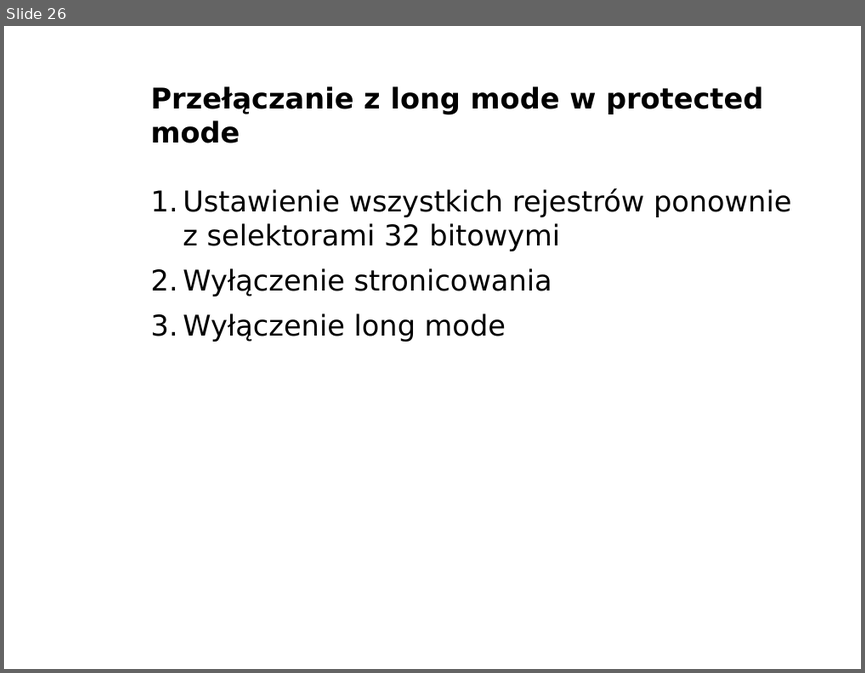
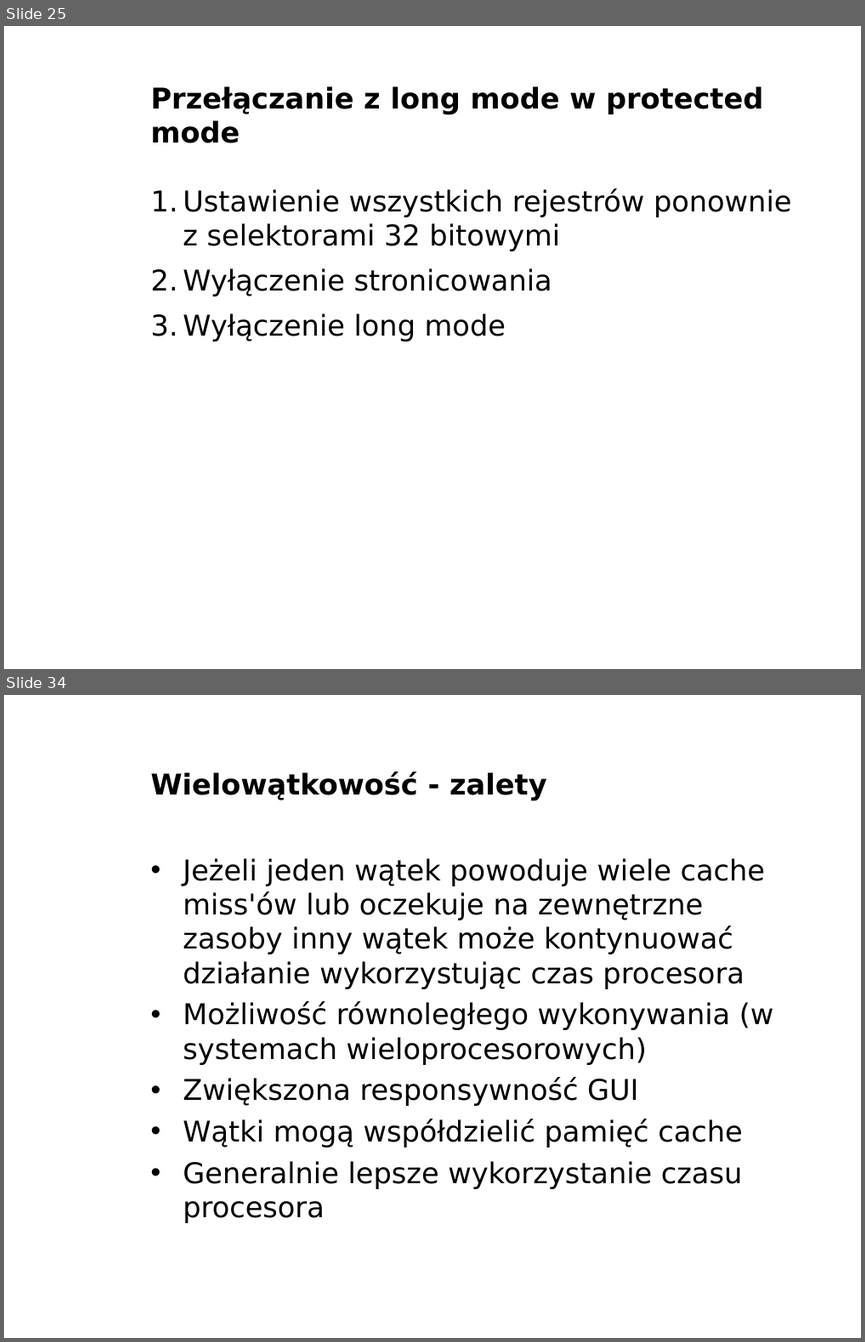
Before and after one commit to bercik/pn_prezentacja, a slide deck: robert/prezentacja.odp. Shown one above the other, each under a label of ours: slide 26 before the commit, slides 25 and 34 after it; the slides between them are not shown. The pictures are 865x673 and 865x1342 pixels, drawn with LibreOffice and Linux fonts; fonts in the diff are those of the drawing; background and template pictures are left out. Boxes give left, top, right and bottom in pixels: in the first picture for what was removed or moved away, otherwise in the second. Text is boxed around its words. In the diff, an @@ line names an element or a change of style, - is before the commit and + after.

```diff
--- a/robert/prezentacja.odp
+++ b/robert/prezentacja.odp
@@ slide 34 added at bbox=[4, 695, 861, 1338], background picture (left out) @@
@@ title added at bbox=[151, 771, 546, 801], 24 pt, text #000000, bold @@
+Wielowątkowość - zalety
@@ text added at bbox=[182, 858, 774, 1223], 24 pt, text #000000 @@
+• Jeżeli jeden wątek powoduje wiele cache miss'ów lub oczekuje na zewnętrzne zasoby inny wątek może kontynuować działanie wykorzystując czas procesora
+• Możliwość równoległego wykonywania (w systemach wieloprocesorowych)
+• Zwiększona responsywność GUI
+• Wątki mogą współdzielić pamięć cache
+• Generalnie lepsze wykorzystanie czasu procesora
@@ text added at bbox=[720, 1315, 861, 1338], 11 pt, text #FFFFFF, bold @@
+www.agh.edu.pl
@@ what was slide 26 is now slide 25 @@
```
Also in this commit, not shown: 1 slide changed, 11 other slides added, 3 other files.
